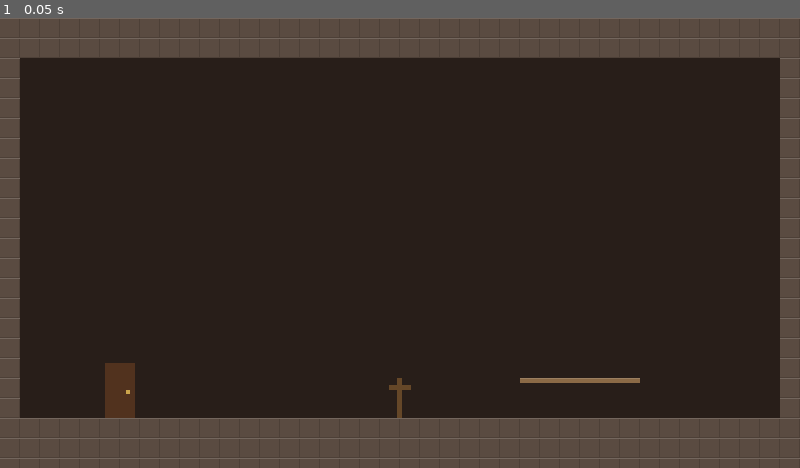
Above: before the commit, frame 1.
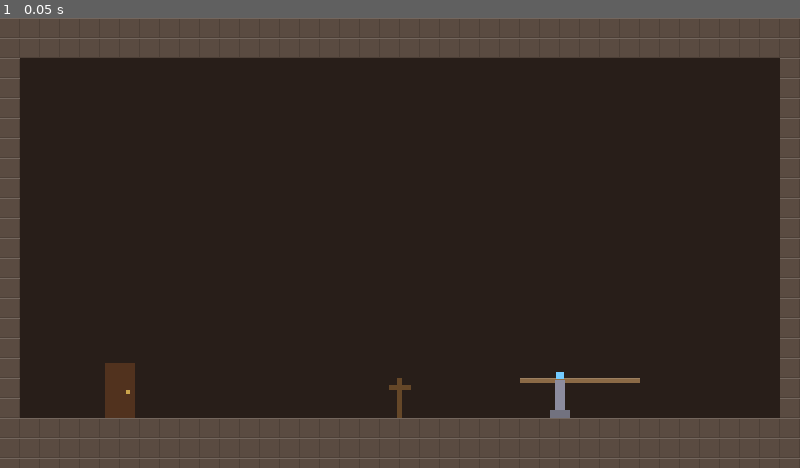
Above: after the commit, the same moment.

Repository: yuriisytnyk1996/The-Last-Sich
Game: Godot game, scene res://levels/rooms/test_house.tscn
Same seed, same stepped clock (60 frames per second), same inputs: the game is played once before the commit and once after it. This scene is started directly instead of the project's main scene.
Inputs:
- Up to frame 1 (0.05 s): no input

The runs differ from the first frame. In frame 1, 0.1% of the frame differs, in the area x 68-72%, y 78-89%.

Commit message:
feat(skills): add skill shrine and ground combo finishers
Skills are upgrades learned at a skill shrine with currency. Each skill
has a tier, a cost and an optional parent skill; learned skills are
saved with the other global systems.

Ground side swings that hit now chain into a combo: inside a chain every
swing chains, and the swing that lands the second hit goes into a heavy
swing. The combo skills add finishers after it: forward (combo_1),
rising with up (combo_2) and a two-sided slam with down (combo_3).

The pause menu's pause/unpause handling moves into a shared
PausingMenu, also used by the shrine.

Diff:
--- /dev/null
+++ b/actors/player/abilities/skills.gd
@@ -0,0 +1,73 @@
+class_name PlayerSkills
+extends Node
+## The upgrades the player has learned.
+##
+## Every skill in the game is listed in `all`. A skill can be learned when
+## it isn't learned yet, its parent is, and its tier is open
+## (`is_learnable()`). Learning it also needs the currency to pay for it
+## (`can_learn()`). Abilities ask `has()` or `highest()` before they run.
+##
+## A global save system (see `SaveManager`): the learned ids are written to
+## disk whenever the game saves.
+
+signal learned(skill: PlayerSkill)
+
+## Every skill, in menu order.
+@export var all: Array[PlayerSkill] = []
+## Highest skill tier the player can learn. Every tier is open until a
+## progression item raises it.
+@export_range(1, 9) var max_tier := 3
+
+var save_id := &"skills"
+var _learned := {}
+
+@onready var player := owner as Player
+
+
+func _ready() -> void:
+	SaveManager.register(self)
+
+
+func has(id: StringName) -> bool:
+	return _learned.has(id)
+
+
+## The last id in `ids` that is learned, or empty if none is. For skills
+## that upgrade one ability in steps (`combo_1`, `combo_2`...).
+func highest(ids: Array[StringName]) -> StringName:
+	for i in range(ids.size() - 1, -1, -1):
+		if has(ids[i]):
+			return ids[i]
+	return &""
+
+
+## Not learned yet, parent learned and tier open. Ignores the cost.
+func is_learnable(skill: PlayerSkill) -> bool:
+	if has(skill.id) or skill.tier > max_tier:
+		return false
+	return skill.parent == null or has(skill.parent.id)
+
+
+func can_learn(skill: PlayerSkill) -> bool:
+	return is_learnable(skill) and player.wallet.amount >= skill.cost
+
+
+## Pays for `skill` and learns it. Returns false if it can't be learned.
+func learn(skill: PlayerSkill) -> bool:
+	if not can_learn(skill) or not player.wallet.spend(skill.cost):
+		return false
+	_learned[skill.id] = true
+	learned.emit(skill)
+	return true
+
+
+func get_save_data() -> Dictionary:
+	return {"learned": _learned.keys()}
+
+
+func apply_save_data(data: Dictionary) -> void:
+	_learned.clear()
+	var ids: Variant = data.get("learned", [])
+	if ids is Array:
+		for id: Variant in ids:
+			_learned[StringName(str(id))] = true
--- a/actors/player/abilities/wallet.gd
+++ b/actors/player/abilities/wallet.gd
@@ -31,6 +31,16 @@
 	_announce()
 
 
+## Takes `value` away if there is enough. Returns false and changes nothing
+## otherwise.
+func spend(value: int) -> bool:
+	if value < 0 or value > amount:
+		return false
+	amount -= value
+	_announce()
+	return true
+
+
 func get_save_data() -> Dictionary:
 	return {"amount": amount}
 
--- a/actors/player/player.gd
+++ b/actors/player/player.gd
@@ -4,8 +4,7 @@
 ## helpers. The behaviour itself (what happens when idle, running,
 ## jumping...) lives in the state nodes under StateMachine, one per state.
 
-## Physics layer of one-way platforms, switched off while dropping through
-## them or climbing a ladder.
+## Physics layer of one-way platforms, off while dropping through or climbing.
 const PLATFORMS_LAYER := 7
 
 @export_group("Run")
@@ -77,6 +76,7 @@
 @onready var wallet: PlayerWallet = $Wallet
 @onready var safe_ground: PlayerSafeGround = $SafeGround
 @onready var spirit: PlayerSpirit = $Spirit
+@onready var skills: PlayerSkills = $Skills
 
 
 func _physics_process(delta: float) -> void:
--- a/actors/player/player.tscn
+++ b/actors/player/player.tscn
@@ -34,6 +34,13 @@
 [ext_resource type="Script" path="res://actors/player/abilities/ledge_grab.gd" id="32_ledge_grab"]
 [ext_resource type="Script" path="res://actors/player/states/ledge_hang.gd" id="33_ledge_hang"]
 [ext_resource type="Script" path="res://actors/player/states/ledge_climb.gd" id="34_ledge_climb"]
+[ext_resource type="Script" path="res://actors/player/abilities/skills.gd" id="35_skills"]
+[ext_resource type="Resource" path="res://actors/player/skills/combo_1.tres" id="36_combo_1"]
+[ext_resource type="Resource" path="res://actors/player/skills/combo_2.tres" id="37_combo_2"]
+[ext_resource type="Resource" path="res://actors/player/skills/combo_3.tres" id="38_combo_3"]
+[ext_resource type="Script" path="res://actors/player/states/attacks/combo_strike.gd" id="39_combo_strike"]
+[ext_resource type="Script" path="res://actors/player/states/attacks/combo_heavy.gd" id="40_combo_heavy"]
+[ext_resource type="Script" path="res://actors/player/skills/player_skill.gd" id="41_player_skill"]
 
 [sub_resource type="RectangleShape2D" id="body_shape"]
 size = Vector2(12, 30)
@@ -49,6 +56,18 @@
 
 [sub_resource type="RectangleShape2D" id="riposte_shape"]
 size = Vector2(28, 20)
+
+[sub_resource type="RectangleShape2D" id="combo_heavy_shape"]
+size = Vector2(28, 22)
+
+[sub_resource type="RectangleShape2D" id="finisher_shape"]
+size = Vector2(36, 26)
+
+[sub_resource type="RectangleShape2D" id="finisher_up_shape"]
+size = Vector2(26, 40)
+
+[sub_resource type="RectangleShape2D" id="finisher_down_shape"]
+size = Vector2(64, 12)
 
 [sub_resource type="RectangleShape2D" id="hurtbox_shape"]
 size = Vector2(10, 26)
@@ -182,6 +201,98 @@
 offset_bottom = 10.0
 mouse_filter = 2
 color = Color(1, 0.85, 0.5, 0.7)
+
+[node name="ComboHeavy" type="Area2D" parent="Visual/Attacks"]
+position = Vector2(18, -16)
+collision_layer = 8
+collision_mask = 0
+monitoring = false
+script = ExtResource("9_hitbox")
+damage = 2
+knockback_force = 170.0
+knockback_direction = Vector2(1, 0)
+reaction = 2
+
+[node name="Shape" type="CollisionShape2D" parent="Visual/Attacks/ComboHeavy"]
+shape = SubResource("combo_heavy_shape")
+disabled = true
+
+[node name="Slash" type="ColorRect" parent="Visual/Attacks/ComboHeavy"]
+offset_left = -14.0
+offset_top = -11.0
+offset_right = 14.0
+offset_bottom = 11.0
+mouse_filter = 2
+color = Color(0.95, 0.75, 0.6, 0.65)
+
+[node name="Finisher" type="Area2D" parent="Visual/Attacks"]
+position = Vector2(20, -16)
+collision_layer = 8
+collision_mask = 0
+monitoring = false
+script = ExtResource("9_hitbox")
+damage = 3
+knockback_force = 220.0
+knockback_direction = Vector2(1, 0)
+reaction = 2
+
+[node name="Shape" type="CollisionShape2D" parent="Visual/Attacks/Finisher"]
+shape = SubResource("finisher_shape")
+disabled = true
+
+[node name="Slash" type="ColorRect" parent="Visual/Attacks/Finisher"]
+offset_left = -18.0
+offset_top = -13.0
+offset_right = 18.0
+offset_bottom = 13.0
+mouse_filter = 2
+color = Color(1, 0.55, 0.4, 0.7)
+
+[node name="FinisherUp" type="Area2D" parent="Visual/Attacks"]
+position = Vector2(12, -34)
+collision_layer = 8
+collision_mask = 0
+monitoring = false
+script = ExtResource("9_hitbox")
+damage = 3
+knockback_force = 200.0
+knockback_direction = Vector2(0.4, -1)
+reaction = 2
+
+[node name="Shape" type="CollisionShape2D" parent="Visual/Attacks/FinisherUp"]
+shape = SubResource("finisher_up_shape")
+disabled = true
+
+[node name="Slash" type="ColorRect" parent="Visual/Attacks/FinisherUp"]
+offset_left = -13.0
+offset_top = -20.0
+offset_right = 13.0
+offset_bottom = 20.0
+mouse_filter = 2
+color = Color(1, 0.55, 0.4, 0.7)
+
+[node name="FinisherDown" type="Area2D" parent="Visual/Attacks"]
+position = Vector2(0, -6)
+collision_layer = 8
+collision_mask = 0
+monitoring = false
+script = ExtResource("9_hitbox")
+damage = 3
+knockback_force = 160.0
+knockback_direction = Vector2(0, -1)
+reaction = 2
+
+[node name="Shape" type="CollisionShape2D" parent="Visual/Attacks/FinisherDown"]
+shape = SubResource("finisher_down_shape")
+disabled = true
+
+[node name="Slash" type="ColorRect" parent="Visual/Attacks/FinisherDown"]
+offset_left = -32.0
+offset_top = -6.0
+offset_right = 32.0
+offset_bottom = 6.0
+mouse_filter = 2
+color = Color(1, 0.55, 0.4, 0.7)
 
 [node name="Health" type="Node" parent="."]
 script = ExtResource("14_health")
@@ -292,6 +403,37 @@
 script = ExtResource("28_riposte")
 hitbox = NodePath("../../Visual/Attacks/Riposte")
 
+[node name="ComboHeavy" type="Node" parent="StateMachine" node_paths=PackedStringArray("hitbox")]
+script = ExtResource("40_combo_heavy")
+hitbox = NodePath("../../Visual/Attacks/ComboHeavy")
+startup = 0.1
+active = 0.12
+recovery = 0.3
+lunge_speed = 120.0
+
+[node name="ComboFinisher" type="Node" parent="StateMachine" node_paths=PackedStringArray("hitbox")]
+script = ExtResource("39_combo_strike")
+hitbox = NodePath("../../Visual/Attacks/Finisher")
+startup = 0.12
+active = 0.14
+recovery = 0.35
+lunge_speed = 180.0
+
+[node name="ComboFinisherUp" type="Node" parent="StateMachine" node_paths=PackedStringArray("hitbox")]
+script = ExtResource("39_combo_strike")
+hitbox = NodePath("../../Visual/Attacks/FinisherUp")
+startup = 0.06
+active = 0.16
+recovery = 0.3
+rise_speed = 260.0
+
+[node name="ComboFinisherDown" type="Node" parent="StateMachine" node_paths=PackedStringArray("hitbox")]
+script = ExtResource("39_combo_strike")
+hitbox = NodePath("../../Visual/Attacks/FinisherDown")
+startup = 0.14
+active = 0.1
+recovery = 0.4
+
 [node name="Hurt" type="Node" parent="StateMachine"]
 script = ExtResource("12_hurt")
 
@@ -306,3 +448,7 @@
 
 [node name="Spirit" type="Node" parent="."]
 script = ExtResource("31_spirit")
+
+[node name="Skills" type="Node" parent="."]
+script = ExtResource("35_skills")
+all = Array[ExtResource("41_player_skill")]([ExtResource("36_combo_1"), ExtResource("37_combo_2"), ExtResource("38_combo_3")])
--- /dev/null
+++ b/actors/player/skills/combo_1.tres
@@ -0,0 +1,11 @@
+[gd_resource type="Resource" script_class="PlayerSkill" format=3]
+
+[ext_resource type="Script" path="res://actors/player/skills/player_skill.gd" id="1_skill"]
+
+[resource]
+script = ExtResource("1_skill")
+id = &"combo_1"
+title = "Finishing blow"
+description = "Press attack after the heavy combo swing to end the combo with a forward finisher."
+tier = 1
+cost = 100
--- /dev/null
+++ b/actors/player/skills/combo_2.tres
@@ -0,0 +1,13 @@
+[gd_resource type="Resource" script_class="PlayerSkill" format=3]
+
+[ext_resource type="Script" path="res://actors/player/skills/player_skill.gd" id="1_skill"]
+[ext_resource type="Resource" path="res://actors/player/skills/combo_1.tres" id="2_parent"]
+
+[resource]
+script = ExtResource("1_skill")
+id = &"combo_2"
+title = "Rising blow"
+description = "Hold up when pressing attack after the heavy combo swing to leap into a rising finisher."
+tier = 2
+cost = 250
+parent = ExtResource("2_parent")
--- /dev/null
+++ b/actors/player/skills/combo_3.tres
@@ -0,0 +1,13 @@
+[gd_resource type="Resource" script_class="PlayerSkill" format=3]
+
+[ext_resource type="Script" path="res://actors/player/skills/player_skill.gd" id="1_skill"]
+[ext_resource type="Resource" path="res://actors/player/skills/combo_2.tres" id="2_parent"]
+
+[resource]
+script = ExtResource("1_skill")
+id = &"combo_3"
+title = "Crushing blow"
+description = "Hold down when pressing attack after the heavy combo swing to slam the ground on both sides."
+tier = 3
+cost = 500
+parent = ExtResource("2_parent")
--- /dev/null
+++ b/actors/player/skills/player_skill.gd
@@ -0,0 +1,17 @@
+class_name PlayerSkill
+extends Resource
+## One upgrade the player can learn at a skill shrine, bought with
+## currency. Each skill is a `.tres` file in this folder, listed on the
+## player's `Skills` node. See `PlayerSkills`.
+
+## Saved to disk and checked by the abilities (`PlayerSkills.has()`).
+## Never rename one that has shipped.
+@export var id := &""
+@export var title := ""
+@export_multiline var description := ""
+## Skills are learned tier by tier: a skill can't be learned until the
+## player's `PlayerSkills.max_tier` reaches its tier.
+@export_range(1, 9) var tier := 1
+@export var cost := 100
+## Has to be learned first. Empty for a skill with no prerequisite.
+@export var parent: PlayerSkill
--- /dev/null
+++ b/actors/player/states/attacks/combo_heavy.gd
@@ -0,0 +1,23 @@
+extends PlayerComboStrike
+## The heavy last swing of the ground combo. With a combo skill learned,
+## attack during its recovery goes into a finisher, picked by the skill
+## and the stick:
+## - `combo_1`: the forward finisher.
+## - `combo_2`: up held gives the rising finisher, otherwise forward.
+## - `combo_3`: down held gives the slam finisher as well.
+## Without a skill the combo ends here.
+
+const COMBO_SKILLS: Array[StringName] = [&"combo_1", &"combo_2", &"combo_3"]
+
+
+func chain_state() -> StringName:
+	var skill := player.skills.highest(COMBO_SKILLS)
+	if skill == &"":
+		return super.chain_state()
+	var vertical := player.get_vertical_axis()
+	var threshold := player.attack_vertical_threshold
+	if vertical <= -threshold and skill != &"combo_1":
+		return COMBO_FINISHER_UP
+	if vertical >= threshold and skill == &"combo_3":
+		return COMBO_FINISHER_DOWN
+	return COMBO_FINISHER
--- /dev/null
+++ b/actors/player/states/attacks/combo_strike.gd
@@ -0,0 +1,37 @@
+class_name PlayerComboStrike
+extends PlayerAttackState
+## A heavy combo swing with its own timing: the end of the ground combo
+## and the finishers learned as skills. Steps forward during the wind-up
+## (`lunge_speed`) and can hop the player up as it starts (`rise_speed`).
+## Facing is locked.
+
+@export var startup := 0.08
+@export var active := 0.12
+@export var recovery := 0.28
+## Forward speed during the wind-up on the ground (px/s).
+@export var lunge_speed := 0.0
+## Upward speed given when the swing starts on the ground (px/s).
+@export var rise_speed := 0.0
+
+
+func enter(previous_state: StringName) -> void:
+	super.enter(previous_state)
+	if rise_speed > 0.0 and player.is_on_floor():
+		player.velocity.y = -rise_speed
+
+
+func startup_time() -> float:
+	return startup
+
+
+func active_time() -> float:
+	return active
+
+
+func recovery_time() -> float:
+	return recovery
+
+
+func move(_delta: float) -> void:
+	var lunging := _phase == Phase.STARTUP and _started_on_floor
+	player.velocity.x = player.facing * lunge_speed if lunging else 0.0
--- a/actors/player/states/attacks/player_attack_state.gd
+++ b/actors/player/states/attacks/player_attack_state.gd
@@ -5,7 +5,8 @@
 ## during the swing.
 ##
 ## A swing that missed can be cut short: pressing attack during recovery
-## starts the next swing right away. A swing that hit plays out in full.
+## starts the next swing right away. A swing that hit plays out in full,
+## unless the attack chains into a combo (see `chain_state()`).
 
 enum Phase { STARTUP, ACTIVE, RECOVERY }
 
@@ -34,9 +35,11 @@
 	move(delta)
 	player.move_and_slide()
 
-	if _phase == Phase.RECOVERY and player.wants_attack() and not hitbox.has_hit():
-		finished.emit(attack_state())
-		return
+	if _phase == Phase.RECOVERY and player.wants_attack():
+		var next := chain_state()
+		if next != &"":
+			finished.emit(next)
+			return
 
 	_time_left -= delta
 	if _time_left > 0.0:
@@ -53,6 +56,13 @@
 			_time_left = recovery_time()
 		Phase.RECOVERY:
 			finished.emit(ground_state() if player.is_on_floor() else FALL)
+
+
+## The attack to go into when attack is pressed during recovery, or empty
+## to let this swing play out. By default a missed swing re-swings at once
+## and a swing that hit plays out. Combo attacks override this.
+func chain_state() -> StringName:
+	return attack_state() if not hitbox.has_hit() else &""
 
 
 ## Phase lengths. The basic swings share the Player's attack timing;
--- a/actors/player/states/attacks/side_attack.gd
+++ b/actors/player/states/attacks/side_attack.gd
@@ -3,9 +3,31 @@
 ## On the ground the player is planted, but pushing the other way turns them
 ## around mid-swing (the hitbox turns with them). In the air, facing stays
 ## locked.
+##
+## Ground combo: a ground swing that hit chains into another side swing
+## when attack is pressed during recovery. Once the chain has started,
+## every swing chains, hit or not. A swing that hits once `heavy_after_hits`
+## swings of the chain have hit goes into the heavy ComboHeavy instead.
 
 ## How far the stick must point the other way to turn around.
 const TURN_THRESHOLD := 0.2
+
+## Hits in one chain that lead into the heavy combo swing.
+@export var heavy_after_hits := 2
+
+## Swings of the current chain that hit.
+var _hits := 0
+var _in_chain := false
+## Set when this state chains into itself, so `enter()` keeps the chain.
+var _chaining := false
+
+
+func enter(previous_state: StringName) -> void:
+	super.enter(previous_state)
+	if not _chaining:
+		_hits = 0
+		_in_chain = false
+	_chaining = false
 
 
 func move(delta: float) -> void:
@@ -15,3 +37,18 @@
 	var axis := player.get_move_axis()
 	if absf(axis) > TURN_THRESHOLD and signf(axis) != player.facing:
 		player.set_facing(axis)
+
+
+func chain_state() -> StringName:
+	if not _started_on_floor or not player.is_on_floor() or attack_state() != SIDE_ATTACK:
+		return super.chain_state()
+	var hit := hitbox.has_hit()
+	if not hit and not _in_chain:
+		return super.chain_state()
+	if hit:
+		_hits += 1
+		if _hits >= heavy_after_hits:
+			return COMBO_HEAVY
+	_in_chain = true
+	_chaining = true
+	return SIDE_ATTACK
--- a/actors/player/states/player_state.gd
+++ b/actors/player/states/player_state.gd
@@ -15,6 +15,10 @@
 const SIDE_ATTACK := &"SideAttack"
 const UP_ATTACK := &"UpAttack"
 const CROUCH_ATTACK := &"CrouchAttack"
+const COMBO_HEAVY := &"ComboHeavy"
+const COMBO_FINISHER := &"ComboFinisher"
+const COMBO_FINISHER_UP := &"ComboFinisherUp"
+const COMBO_FINISHER_DOWN := &"ComboFinisherDown"
 const PARRY := &"Parry"
 const RIPOSTE := &"Riposte"
 const HURT := &"Hurt"
--- /dev/null
+++ b/levels/objects/skill_shrine.gd
@@ -0,0 +1,14 @@
+class_name SkillShrine
+extends InteractionArea
+## A shrine where the player learns skills. Pressing interact here pauses
+## the game and opens the skill menu (`SkillsScreen`), which spends the
+## player's currency. See `PlayerSkills`.
+
+
+func _activate(player: Node2D) -> void:
+	var visitor := player as Player
+	visitor.velocity.x = 0.0
+	var menu := PausingMenu.new()
+	menu.free_on_close = true
+	add_child(menu)
+	menu.open_screen(SkillsScreen.new(visitor.skills))
--- /dev/null
+++ b/levels/objects/skill_shrine.tscn
@@ -0,0 +1,47 @@
+[gd_scene format=3]
+
+[ext_resource type="Script" path="res://levels/objects/skill_shrine.gd" id="1_shrine"]
+
+[sub_resource type="RectangleShape2D" id="shape_shrine"]
+size = Vector2(24, 40)
+
+[node name="SkillShrine" type="Area2D"]
+collision_layer = 0
+collision_mask = 2
+monitorable = false
+script = ExtResource("1_shrine")
+press_interact = true
+
+[node name="Shape" type="CollisionShape2D" parent="."]
+position = Vector2(0, -20)
+shape = SubResource("shape_shrine")
+
+[node name="Visual" type="Node2D" parent="."]
+
+[node name="Base" type="ColorRect" parent="Visual"]
+offset_left = -8.0
+offset_top = -6.0
+offset_right = 8.0
+mouse_filter = 2
+color = Color(0.45, 0.45, 0.5, 1)
+
+[node name="Pillar" type="ColorRect" parent="Visual"]
+offset_left = -4.0
+offset_top = -30.0
+offset_right = 4.0
+offset_bottom = -6.0
+mouse_filter = 2
+color = Color(0.55, 0.55, 0.62, 1)
+
+[node name="Gem" type="ColorRect" parent="Visual"]
+offset_left = -3.0
+offset_top = -37.0
+offset_right = 3.0
+offset_bottom = -31.0
+mouse_filter = 2
+color = Color(0.45, 0.8, 1, 1)
+
+[node name="Prompt" type="Polygon2D" parent="."]
+position = Vector2(0, -50)
+color = Color(0.95, 0.92, 0.8, 1)
+polygon = PackedVector2Array(-4, 3, 4, 3, 0, -3)
--- a/levels/rooms/test_house/logic.tscn
+++ b/levels/rooms/test_house/logic.tscn
@@ -2,6 +2,7 @@
 
 [ext_resource type="PackedScene" path="res://levels/objects/door.tscn" id="3_door"]
 [ext_resource type="PackedScene" path="res://levels/objects/rest_point.tscn" id="4_rest"]
+[ext_resource type="PackedScene" path="res://levels/objects/skill_shrine.tscn" id="5_shrine"]
 
 [node name="Logic" type="Node2D"]
 
@@ -11,6 +12,9 @@
 [node name="RestPoint" parent="." instance=ExtResource("4_rest")]
 position = Vector2(320, 320)
 
+[node name="SkillShrine" parent="." instance=ExtResource("5_shrine")]
+position = Vector2(448, 320)
+
 [node name="Exits" type="Node2D" parent="."]
 
 [node name="Door" parent="Exits" instance=ExtResource("3_door")]
--- a/ui/menus/pause/pause_menu.gd
+++ b/ui/menus/pause/pause_menu.gd
@@ -1,19 +1,11 @@
 class_name PauseMenu
-extends Menu
+extends PausingMenu
 ## The in-game pause menu. `World` opens it on "pause" (Escape / Start).
-## Pauses the tree while open. "pause" again closes it from any screen.
+## "pause" again closes it from any screen.
 
 
 func open() -> void:
-	if is_open():
-		return
-	get_tree().paused = true
-	push(PauseScreen.new())
-
-
-func _ready() -> void:
-	super()
-	closed.connect(_on_closed)
+	open_screen(PauseScreen.new())
 
 
 func _unhandled_input(event: InputEvent) -> void:
@@ -22,10 +14,3 @@
 		get_viewport().set_input_as_handled()
 		return
 	super(event)
-
-
-func _on_closed() -> void:
-	# Wait a frame so the press that closed the menu isn't also read as a
-	# jump or an attack.
-	await get_tree().process_frame
-	get_tree().paused = false
--- /dev/null
+++ b/ui/menus/pausing_menu.gd
@@ -0,0 +1,29 @@
+class_name PausingMenu
+extends Menu
+## A `Menu` that pauses the game while it is open: the pause menu and the
+## skill shrine menu.
+
+## Frees the menu once it closes, for menus made on the spot.
+@export var free_on_close := false
+
+
+func _ready() -> void:
+	super()
+	closed.connect(_on_closed)
+
+
+## Pauses the game and shows `screen`. Does nothing if already open.
+func open_screen(screen: MenuScreen) -> void:
+	if is_open():
+		return
+	get_tree().paused = true
+	push(screen)
+
+
+func _on_closed() -> void:
+	# Wait a frame so the press that closed the menu isn't also read as a
+	# jump or an attack.
+	await get_tree().process_frame
+	get_tree().paused = false
+	if free_on_close:
+		queue_free()
--- /dev/null
+++ b/ui/menus/skills/skills_screen.gd
@@ -0,0 +1,73 @@
+class_name SkillsScreen
+extends MenuScreen
+## The skill shrine page: the player's currency and every skill with its
+## state (cost, learned or locked). The focused skill's description shows
+## below the list. Choosing a skill the player can pay for asks to confirm,
+## then learns it.
+
+var _skills: PlayerSkills
+var _currency: Label
+var _info: Label
+var _rows: Dictionary[PlayerSkill, Button] = {}
+
+
+func _init(skills: PlayerSkills) -> void:
+	_skills = skills
+
+
+func _build() -> void:
+	add_title("Skills")
+	_currency = add_text("")
+	add_gap()
+	for skill in _skills.all:
+		var row := add_button("", _on_row_pressed.bind(skill))
+		row.focus_entered.connect(_show_info.bind(skill))
+		_rows[skill] = row
+	add_gap()
+	_info = add_text("")
+	add_gap()
+	add_button("Leave", go_back)
+	_refresh()
+
+
+func _refresh() -> void:
+	_currency.text = "Currency: %d" % _skills.player.wallet.amount
+	for skill in _rows:
+		_rows[skill].text = _row_text(skill)
+
+
+func _row_text(skill: PlayerSkill) -> String:
+	if _skills.has(skill.id):
+		return "%s - learned" % skill.title
+	if _skills.is_learnable(skill):
+		return "%s - %d" % [skill.title, skill.cost]
+	return "%s - locked" % skill.title
+
+
+func _show_info(skill: PlayerSkill) -> void:
+	var text := skill.description
+	if not _skills.has(skill.id) and not _skills.is_learnable(skill):
+		text += "\n" + _lock_reason(skill)
+	elif _skills.is_learnable(skill) and not _skills.can_learn(skill):
+		text += "\nNot enough currency."
+	_info.text = text
+
+
+func _lock_reason(skill: PlayerSkill) -> String:
+	if skill.tier > _skills.max_tier:
+		return "Needs tier %d." % skill.tier
+	return "Learn %s first." % skill.parent.title
+
+
+func _on_row_pressed(skill: PlayerSkill) -> void:
+	if not _skills.can_learn(skill):
+		return
+	var question := "Learn %s for %d?" % [skill.title, skill.cost]
+	menu.push(ConfirmScreen.new(question, _learn.bind(skill)))
+
+
+func _learn(skill: PlayerSkill) -> void:
+	_skills.learn(skill)
+	menu.pop()
+	_refresh()
+	_show_info(skill)
Not shown, added: actors/player/abilities/skills.gd.uid
Not shown, added: actors/player/skills/player_skill.gd.uid
Not shown, added: actors/player/states/attacks/combo_heavy.gd.uid
Not shown, added: actors/player/states/attacks/combo_strike.gd.uid
Not shown, added: levels/objects/skill_shrine.gd.uid
Not shown, added: ui/menus/pausing_menu.gd.uid
Not shown, added: ui/menus/skills/skills_screen.gd.uid
Not shown, changed: commitlint.config.ts
Not shown, changed: docs/.vitepress/config.mts
Not shown, changed: docs/guide/project-structure.md
Not shown, changed: docs/roadmap.md
Not shown, changed: docs/systems/combat.md
(and 5 more such lines)
